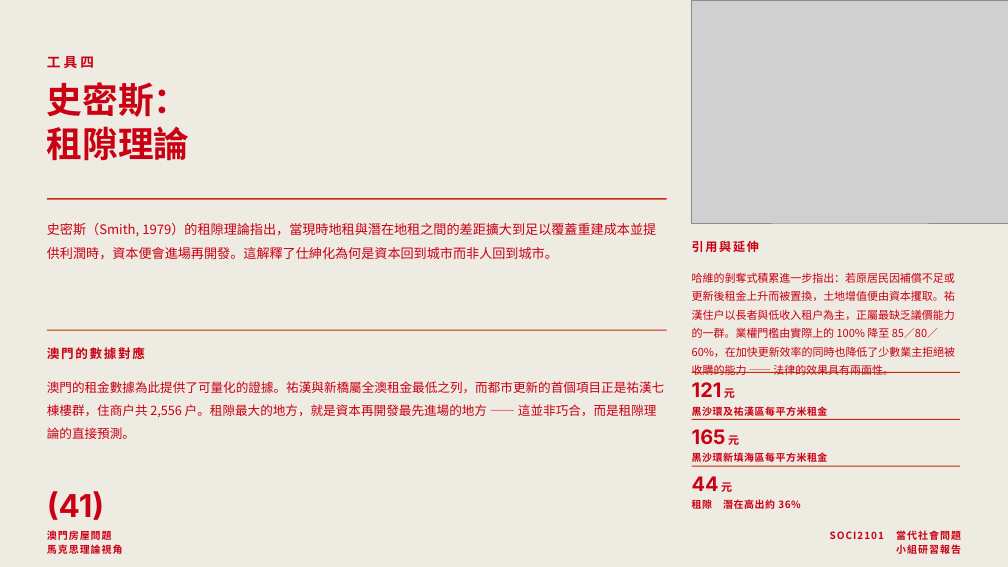
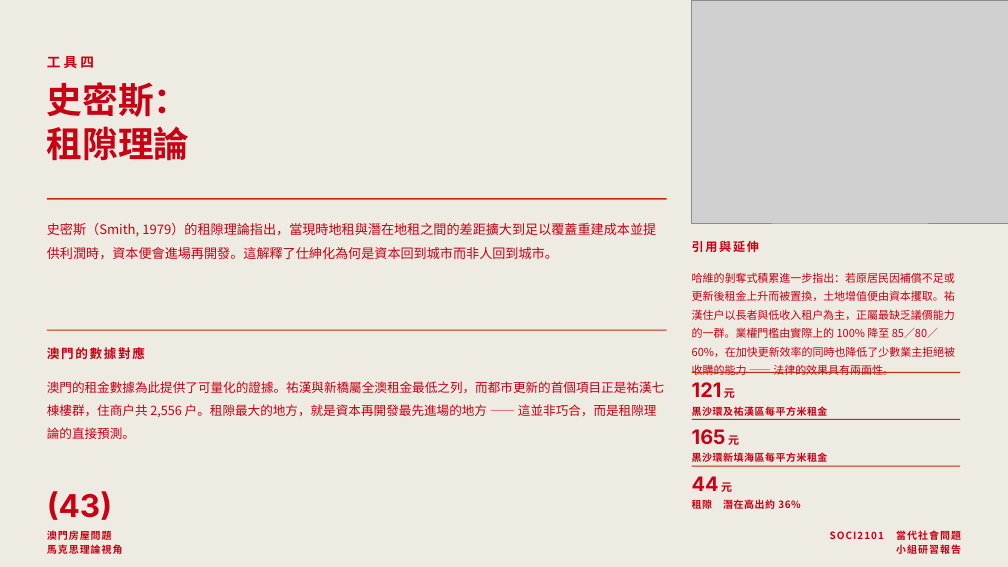
Before and after one commit to lammkiii/-, a slide deck: slide 43 of macau-housing-report/澳門房屋問題-小組研習報告.pptx (slide 41 before the commit). Drawn at 1008x567 pixels with LibreOffice and Linux fonts; fonts in the diff are those of the drawing; grey boxes stand for pictures. Boxes give left, top, right and bottom in pixels: in the first picture for what was removed or moved away, otherwise in the second. Text is boxed around its words. In the diff, an @@ line names an element or a change of style, - is before the commit and + after.

```diff
--- a/macau-housing-report/澳門房屋問題-小組研習報告.pptx
+++ b/macau-housing-report/澳門房屋問題-小組研習報告.pptx
@@ text at bbox=[47, 491, 112, 520]: text changed @@
-(41)
+(43)
```
Also in this commit, not shown: 40 other slides changed, 2 slides added, 8 other files.
